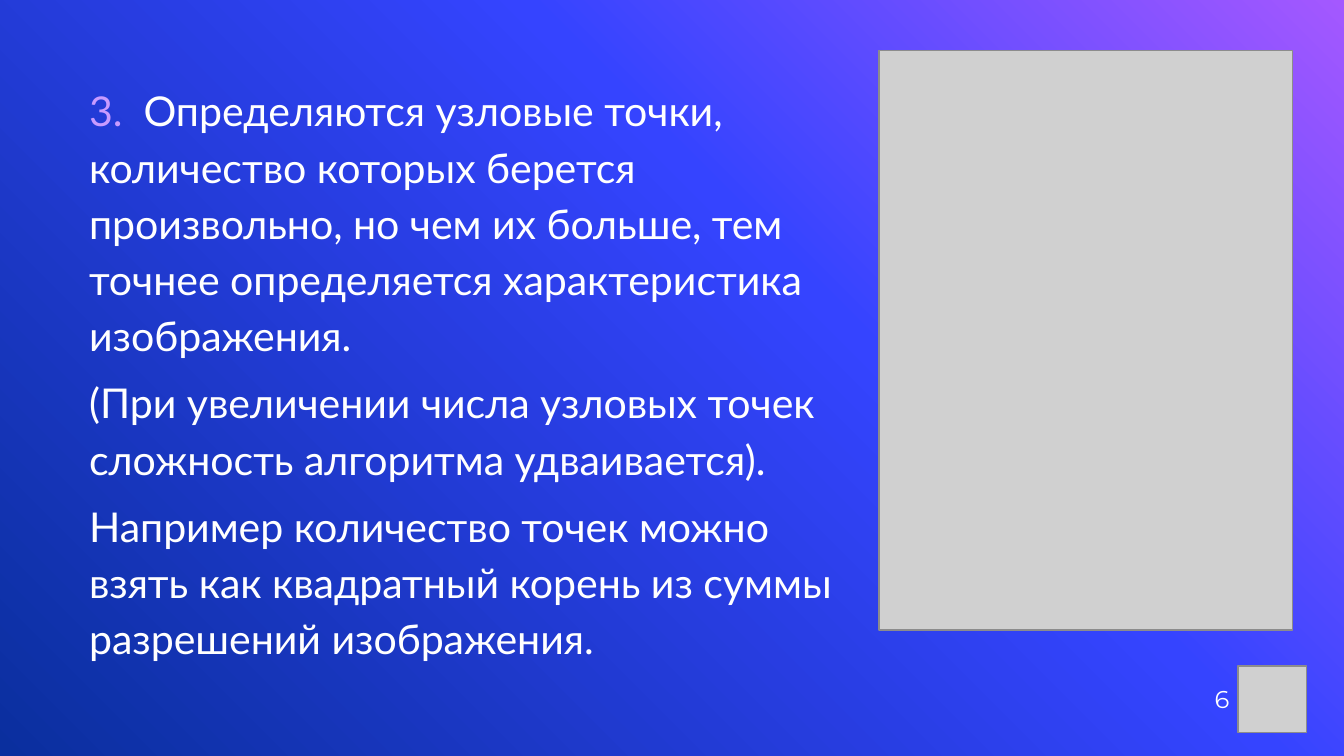
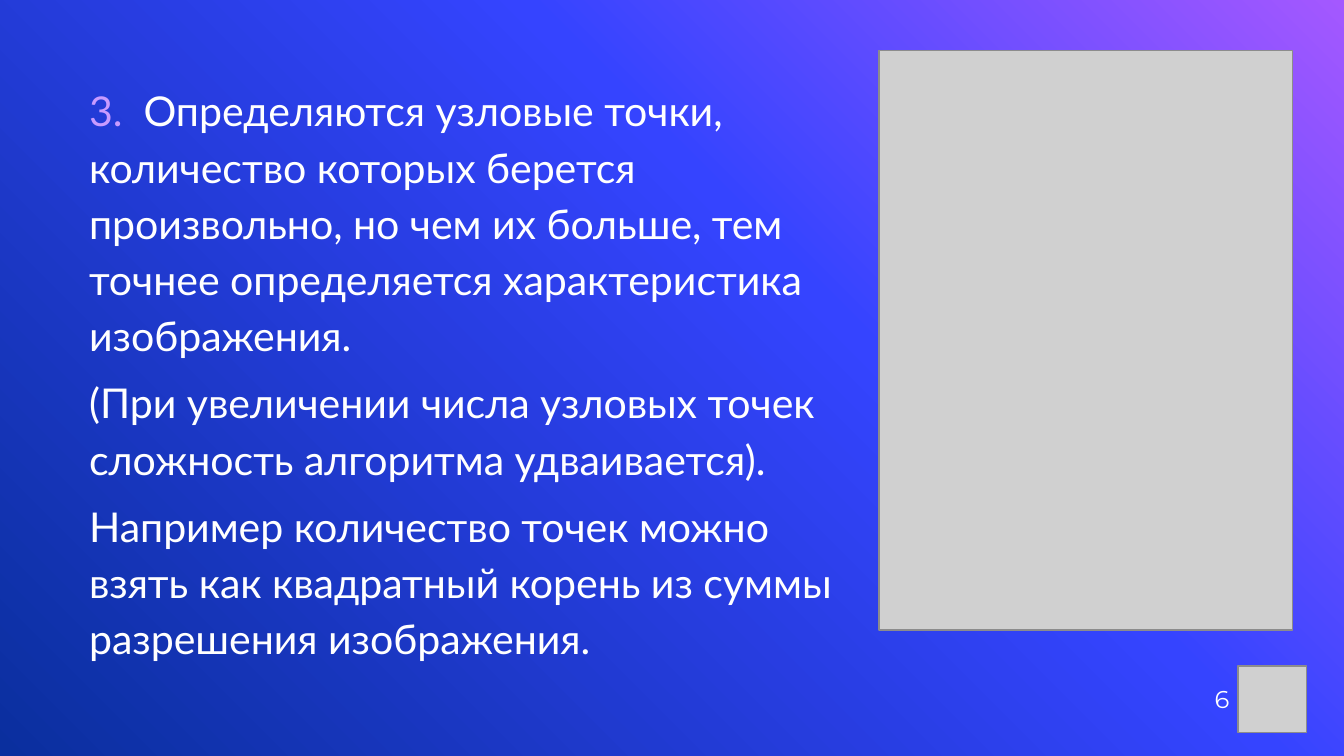
Before and after one commit to nikit34/Etsy_analys_MY_ALGORITHM_DETECT_DIFFERENCE_IMG, a slide deck: slide 6 of поиск_похожих_фото.pptx. Drawn at 1344x756 pixels with LibreOffice and Linux fonts; fonts in the diff are those of the drawing; grey boxes stand for pictures; background and template pictures are left out. Boxes give left, top, right and bottom in pixels: in the first picture for what was removed or moved away, otherwise in the second. Text is boxed around its words. In the diff, an @@ line names an element or a change of style, - is before the commit and + after.

```diff
--- a/поиск_похожих_фото.pptx
+++ b/поиск_похожих_фото.pptx
@@ text at bbox=[89, 512, 831, 661]: text changed @@
-Например количество точек можно взять как квадратный корень из суммы разрешений изображения.
+Например количество точек можно взять как квадратный корень из суммы разрешения изображения.
```
Also in this commit, not shown: 3 other slides changed.
